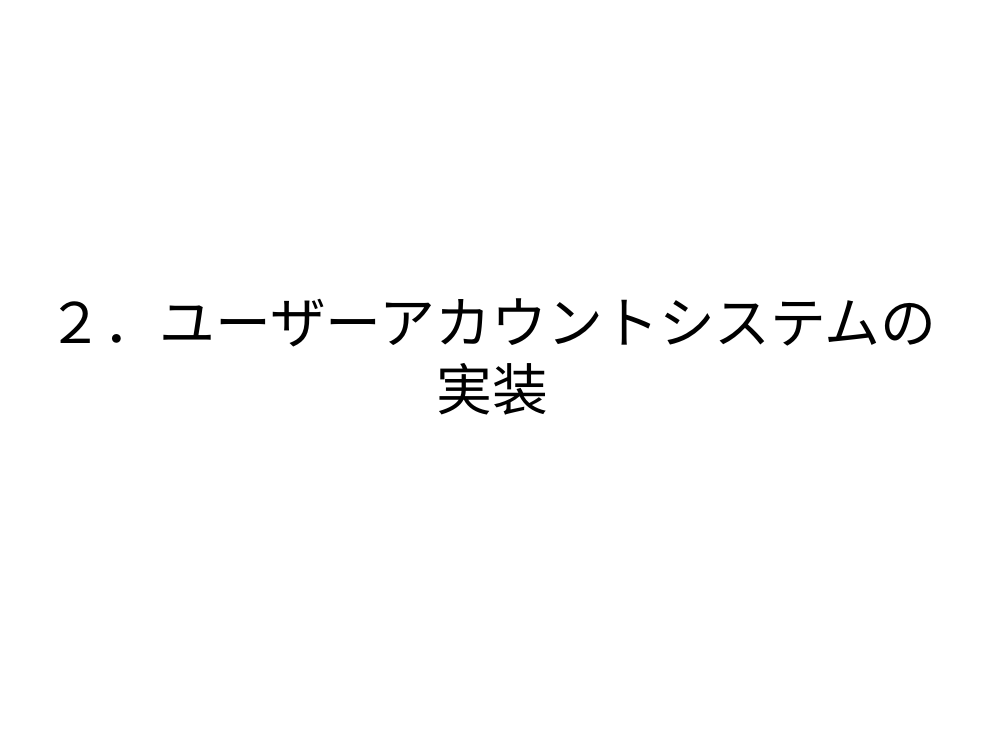
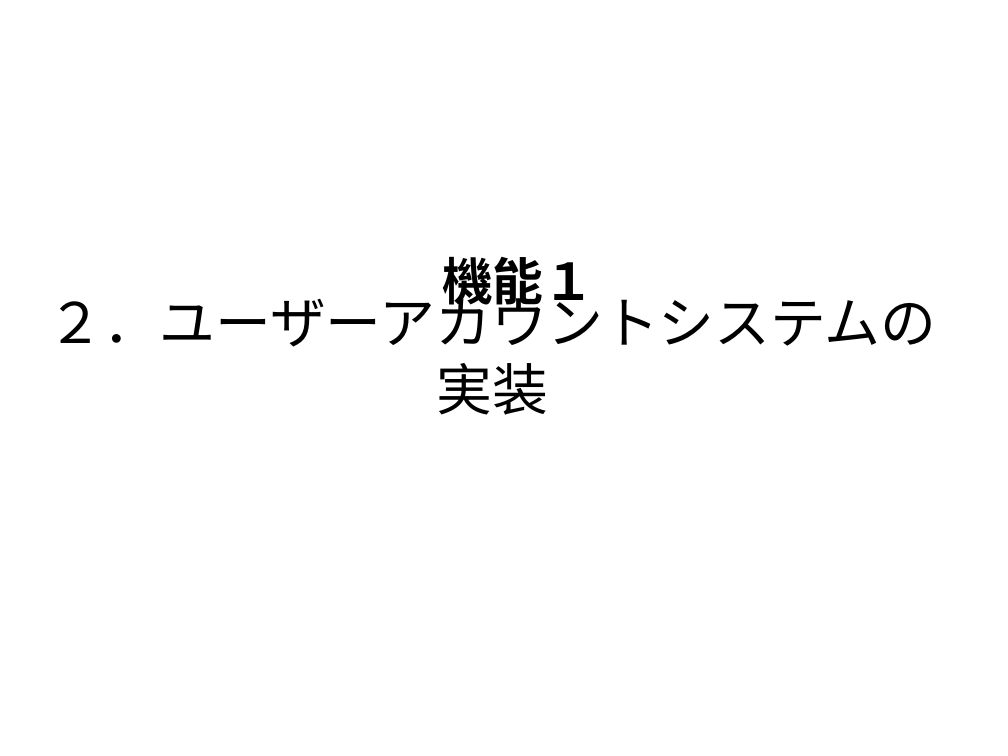
Before and after one commit to Miura0425/LunarLander_Art, a slide deck: slide 5 of 「クライアントとサーバー」発表資料.pptx. Drawn at 1008x756 pixels with LibreOffice and Linux fonts; fonts in the diff are those of the drawing. Boxes give left, top, right and bottom in pixels: in the first picture for what was removed or moved away, otherwise in the second. Text is boxed around its words. In the diff, an @@ line names an element or a change of style, - is before the commit and + after.

```diff
--- a/「クライアントとサーバー」発表資料.pptx
+++ b/「クライアントとサーバー」発表資料.pptx
@@ text added at [442, 256, 594, 313], 40 pt, text #000000, bold @@
+機能１
```
Also in this commit, not shown: 5 other slides changed, 17 slides added, 1 slide removed, 3 other files.
